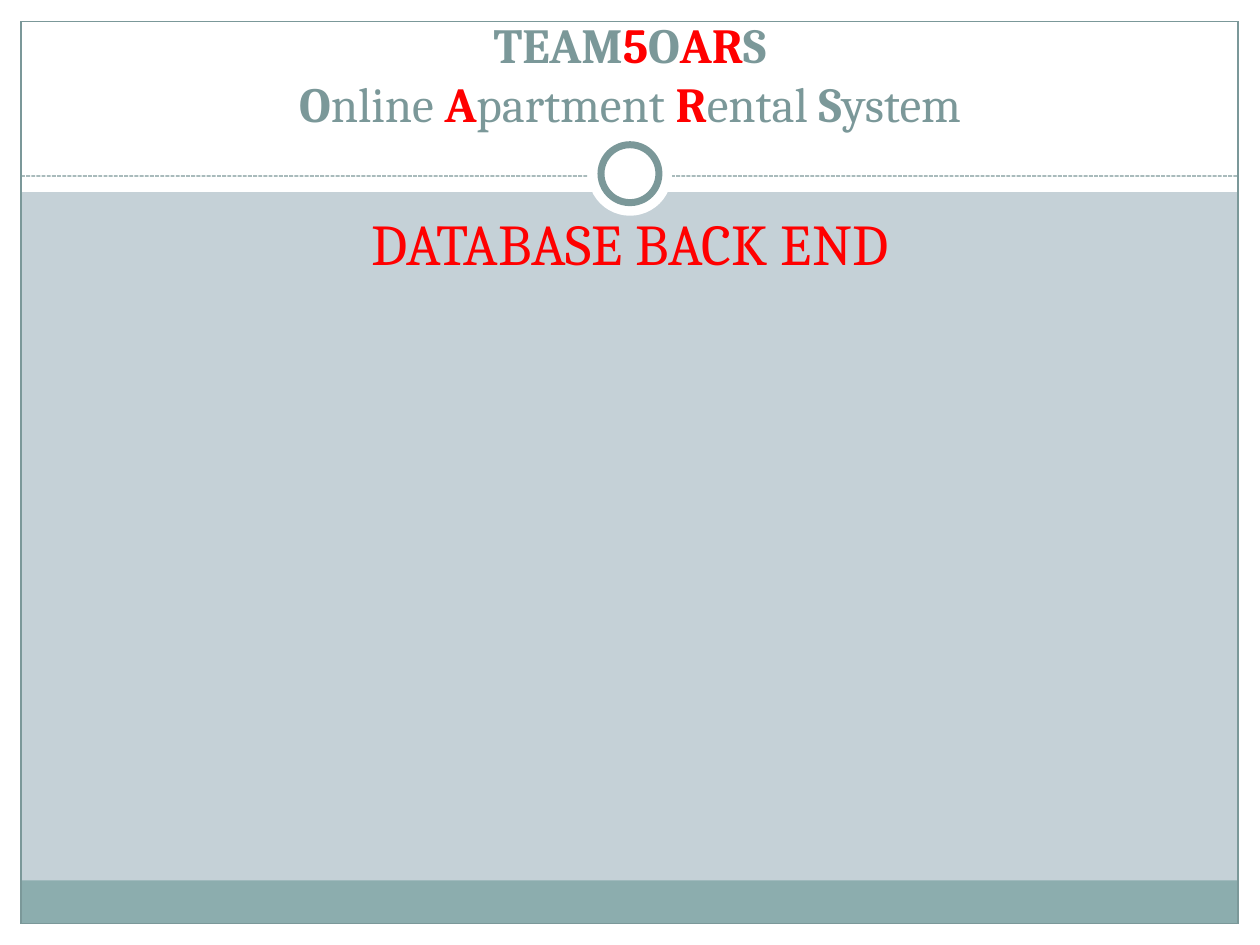
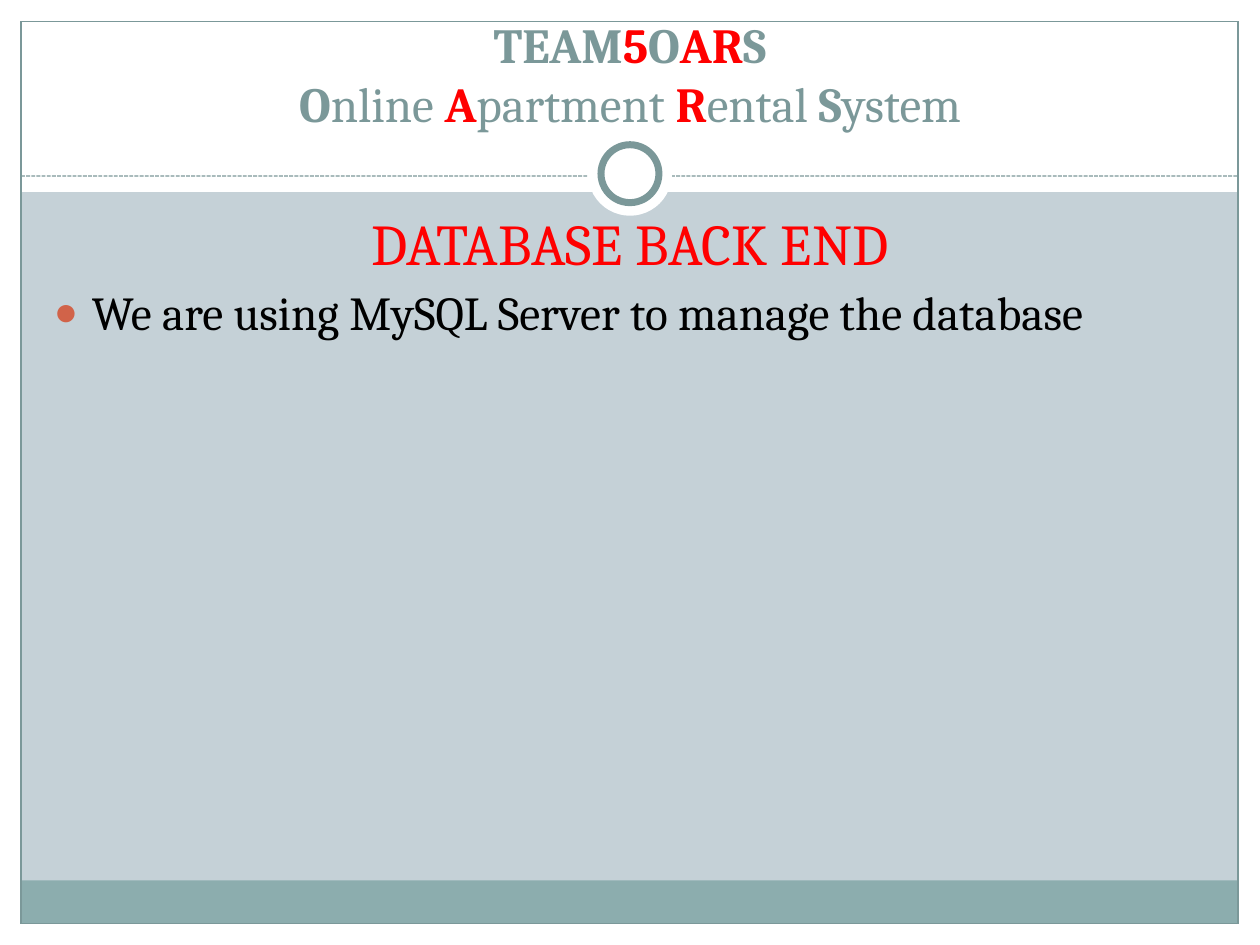
Before and after one commit to silva2972/OARS_PROJECT, a slide deck: slide 2 of TEAM PROJECT DELIVERABLES/TEAM5OARS.pptx. Drawn at 1260x945 pixels with LibreOffice and Linux fonts; fonts in the diff are those of the drawing. Boxes give left, top, right and bottom in pixels: in the first picture for what was removed or moved away, otherwise in the second. Text is boxed around its words. In the diff, an @@ line names an element or a change of style, - is before the commit and + after.

Commit message:
added back end portion of the ppt

```diff
--- a/TEAM PROJECT DELIVERABLES/TEAM5OARS.pptx
+++ b/TEAM PROJECT DELIVERABLES/TEAM5OARS.pptx
@@ text added at <box>92,297,1083,339</box>, 27 pt, text #000000 @@
+● We are using MySQL Server to manage the database
```
